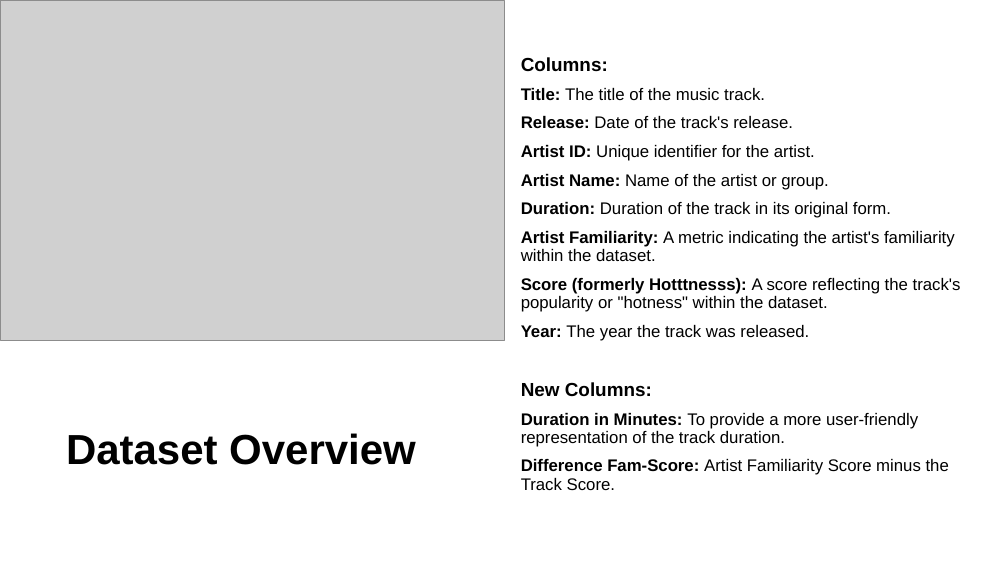
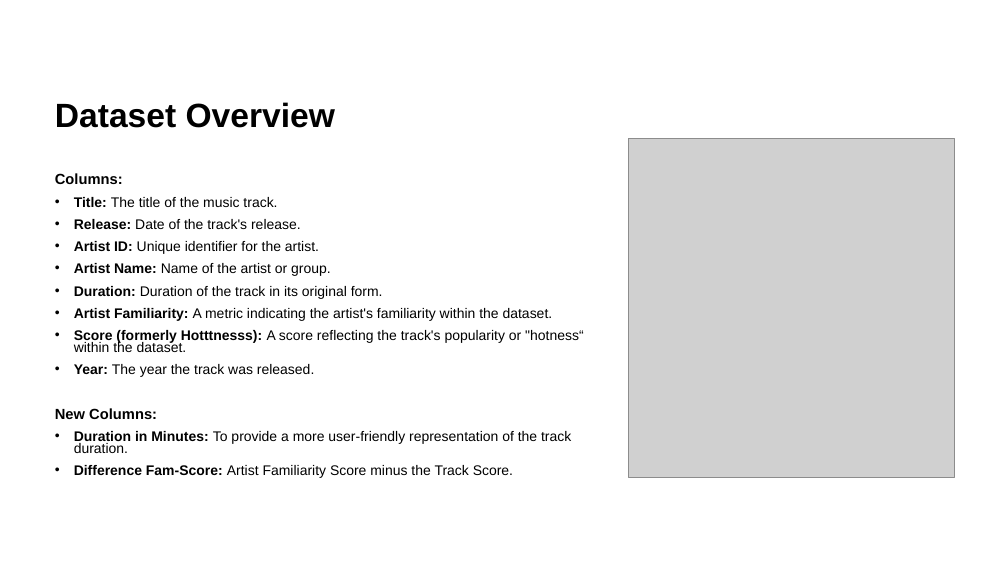
Before and after one commit to majb90/MIS548-Group-6, a slide deck: slide 3 of Project Presentation.pptx. Drawn at 1008x567 pixels with LibreOffice and Linux fonts; fonts in the diff are those of the drawing; grey boxes stand for pictures. Boxes give left, top, right and bottom in pixels: in the first picture for what was removed or moved away, otherwise in the second. Text is boxed around its words. In the diff, an @@ line names an element or a change of style, - is before the commit and + after.

```diff
--- a/Project Presentation.pptx
+++ b/Project Presentation.pptx
@@ title "Dataset Overview": place and size @@
-title "Dataset Overview" at [66, 433, 416, 465]
+title "Dataset Overview" at [55, 102, 335, 128]
@@ title "Dataset Overview" at [55, 102, 335, 128]: size 40 to 32 pt; vertical alignment middle to bottom @@
@@ picture: place and size @@
-picture at [0, 0, 504, 340]
+picture at [629, 138, 955, 477]
@@ text "Columns:": place and size @@
-text "Columns:" at [521, 57, 961, 490]
+text "Columns:" at [55, 173, 584, 478]
@@ text "Columns:" at [55, 173, 584, 478]: vertical alignment middle to top @@
@@ text at [55, 173, 571, 478]: size 18 to 14 pt in "Columns:", "New Columns:"; size 16 to 13.3 pt in "Title: The title of the music track.", "Release: Date of the track's release.", "Artist ID: Unique identifier for the artist.", "Artist Name: Name of the artist or ..." and 5 more places; line spacing 0.9 to 0.7; bullet none to • @@
@@ text at [74, 330, 584, 352]: text changed; size 16 to 13.3 pt @@
-Score (formerly Hotttnesss): A score reflecting the track's popularity or "hotness" within the dataset.
+• Score (formerly Hotttnesss): A score reflecting the track's popularity or "hotness“ within the dataset.
```
Also in this commit, not shown: 4 other slides changed, 17 slides added, 1 slide removed.
